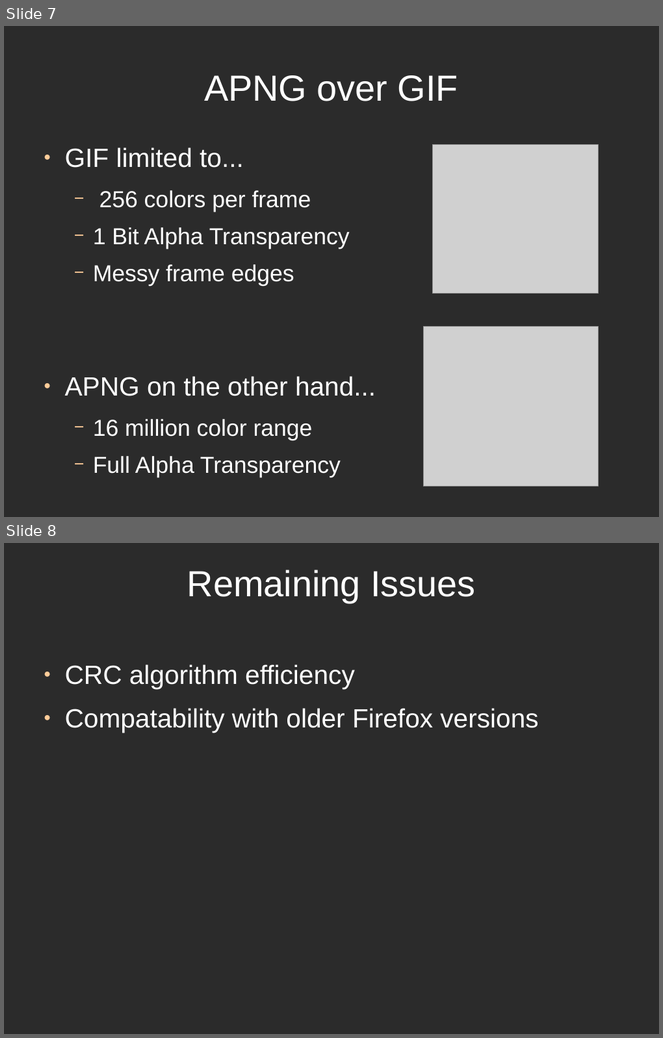
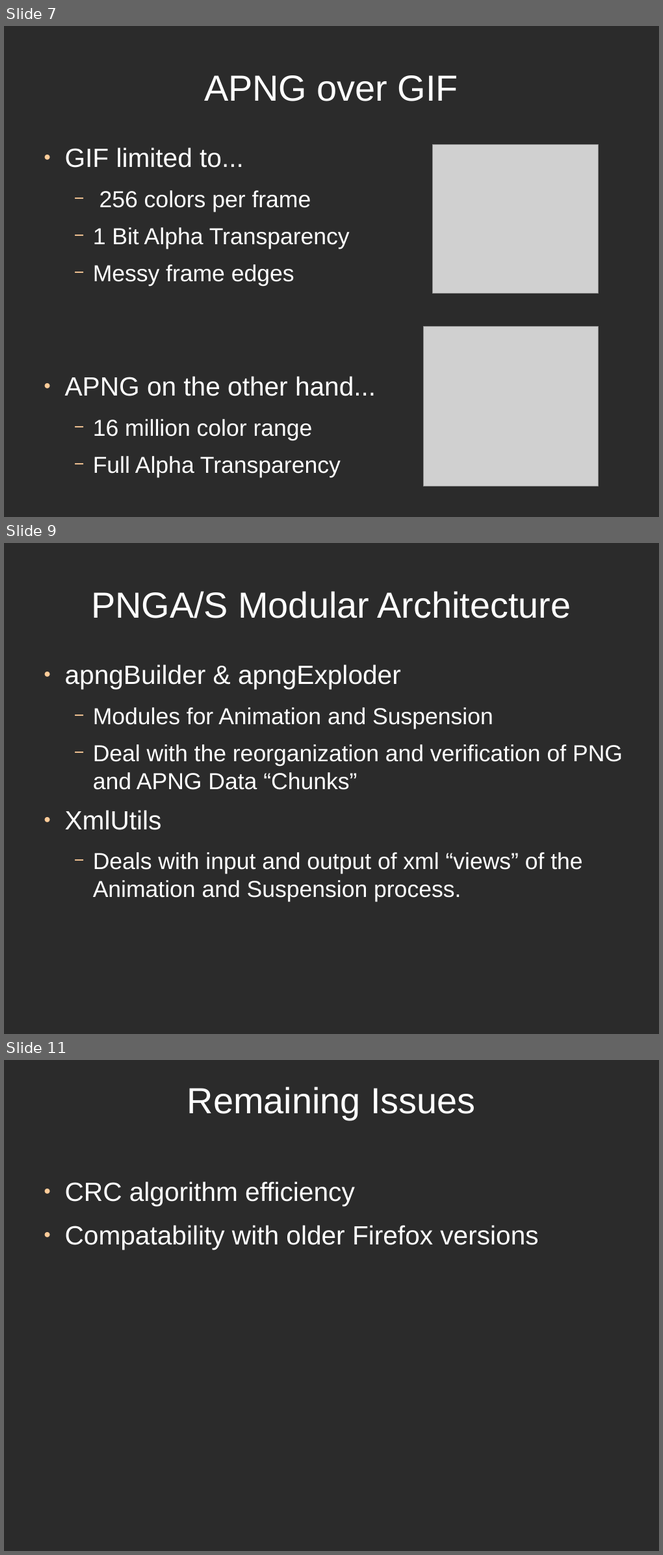
Before and after one commit to directrix1/se2, a slide deck: wip/SE2Presentation.odp. Shown one above the other, each under a label of ours: slides 7 and 8 before the commit, slides 7, 9 and 11 after it; the slides between them are not shown. The pictures are 663x1038 and 663x1555 pixels, drawn with LibreOffice and Linux fonts; fonts in the diff are those of the drawing; grey boxes stand for pictures; background and template pictures are left out; a plain dark background stands for a picture behind light text. Boxes give left, top, right and bottom in pixels: in the first picture for what was removed or moved away, otherwise in the second. Text is boxed around its words. In the diff, an @@ line names an element or a change of style, - is before the commit and + after.

```diff
--- a/wip/SE2Presentation.odp
+++ b/wip/SE2Presentation.odp
@@ slide 9 added at box(4, 543, 659, 1034), background picture (left out) @@
@@ title added at box(91, 591, 571, 618), 44 pt, text #FFFFFF @@
+PNGA/S Modular Architecture
@@ text added at box(65, 665, 623, 902), 28 pt, text #FFFFFF @@
+● apngBuilder & apngExploder
+  − Modules for Animation and Suspension
+  − Deal with the reorganization and verification of PNG and APNG Data “Chunks”
+● XmlUtils
+  − Deals with input and output of xml “views” of the Animation and Suspension process.
@@ what was slide 8 is now slide 11 @@
```
Also in this commit, not shown: 2 other slides added.
